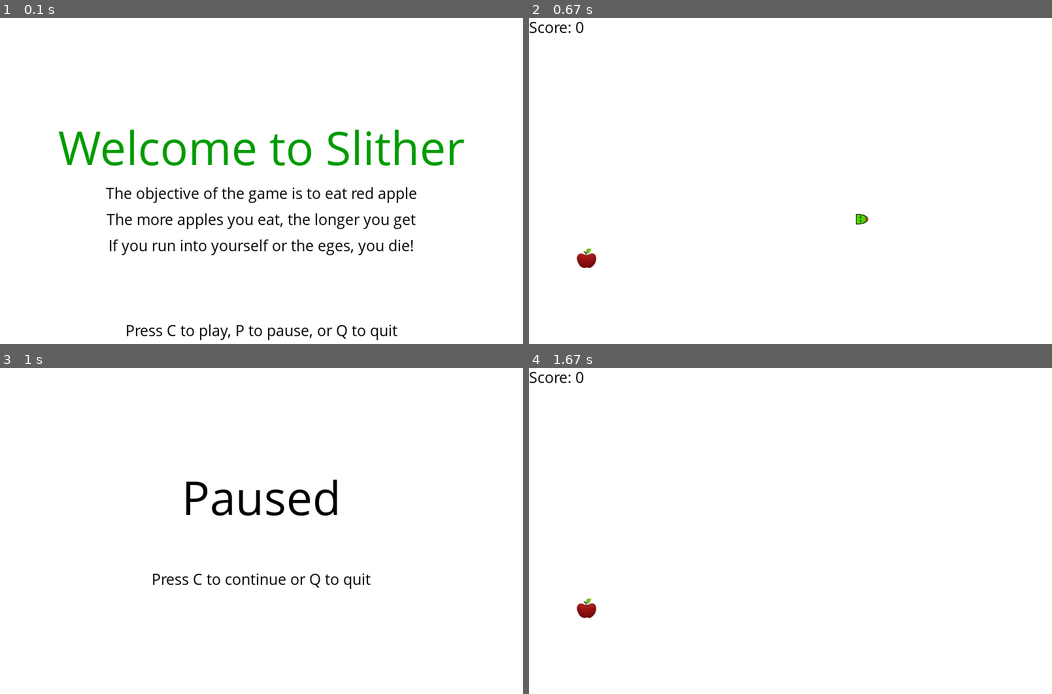
Above: before the commit, frames 1-4 (two rows, left to right).
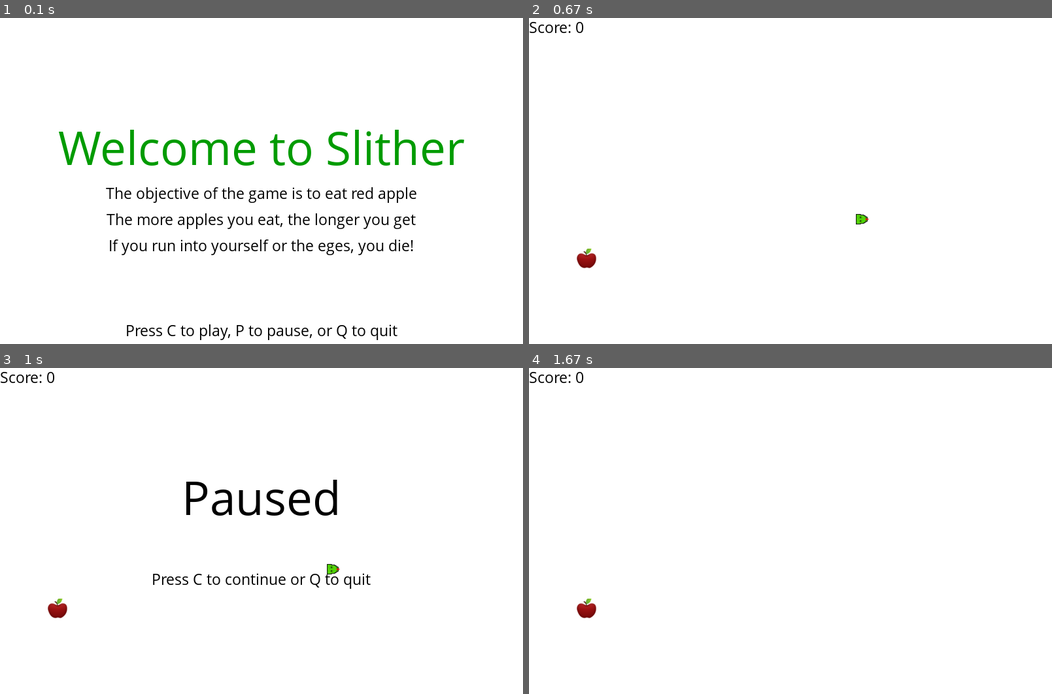
Above: after the commit, the same moments.

Repository: jchen236/pygame_fun
Game: pygame game, started from tutorial_1/snake.py
Two runs of this game, one before a commit and one after it. Both use one fixed random seed, a clock stepped at 60 frames per second and the inputs below.
Inputs:
- Up to frame 1 (0.1 s): no input
- Up to frame 2 (0.67 s): tap C at 0.33 s
- Up to frame 3 (1 s): tap P at 0.67 s
- Up to frame 4 (1.67 s): tap C at 1 s

Frames 1-2 are identical in both runs. In frame 3, 0.3% of the frame differs, in the area x 0-65%, y 1-77%; in frame 4, nothing differs.

Commit message:
Fix pause screen to overlay

Diff:
--- a/tutorial_1/snake.py
+++ b/tutorial_1/snake.py
@@ -63,6 +63,9 @@
 
 def pause():
     paused = True
+    message_to_screen("Paused", BLACK, -100, size="large")
+    message_to_screen("Press C to continue or Q to quit", BLACK, 25)
+    pygame.display.update()
     while paused:
         for event in pygame.event.get():
             if event.type == pygame.QUIT:
@@ -74,10 +77,8 @@
                 elif event.key == pygame.K_q:
                     pygame.quit()
                     quit()
-        gameDisplay.fill(WHITE)
-        message_to_screen("Paused", BLACK, -100, size="large")
-        message_to_screen("Press C to continue or Q to quit", BLACK, 25)
-        pygame.display.update()
+        # gameDisplay.fill(WHITE)
+
         clock.tick(10)
 
 # Draws the apple
